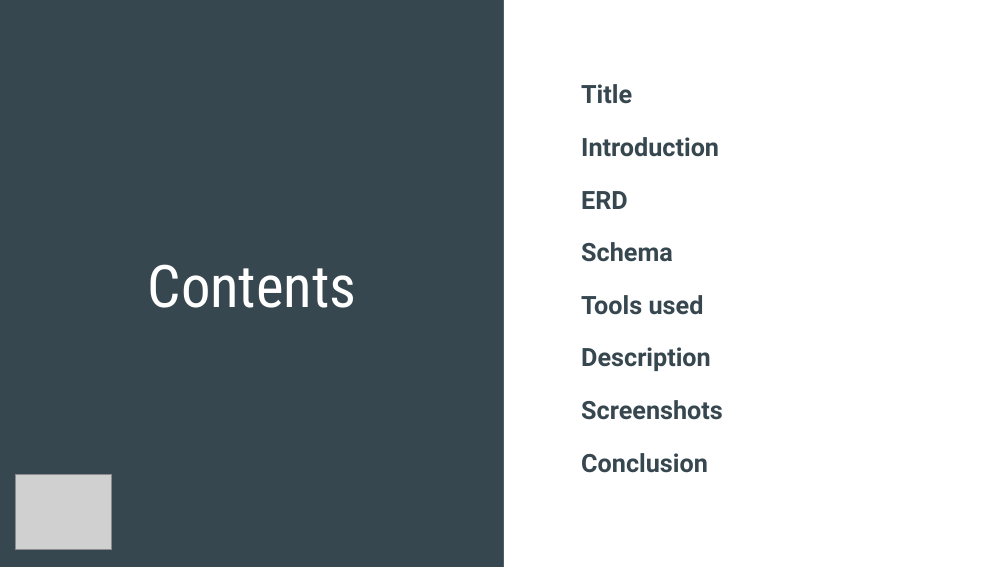
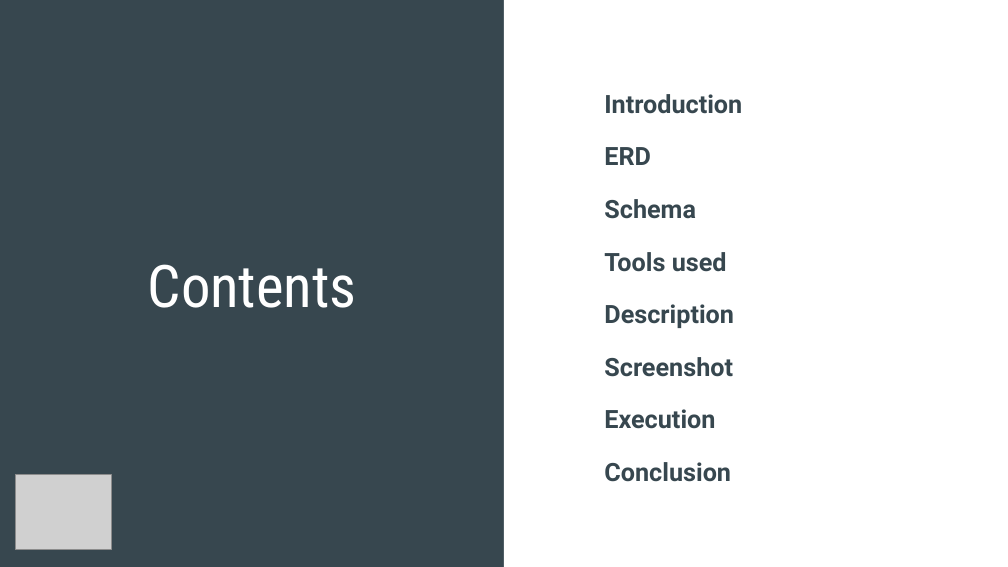
Before and after one commit to Raghuvorkady/Dbms-Mini-Project, a slide deck: slide 2 of PPT/DBMS project ppt.pptx. Drawn at 1008x567 pixels with LibreOffice and Linux fonts; fonts in the diff are those of the drawing; grey boxes stand for pictures. Boxes give left, top, right and bottom in pixels: in the first picture for what was removed or moved away, otherwise in the second. Text is boxed around its words. In the diff, an @@ line names an element or a change of style, - is before the commit and + after.

```diff
--- a/PPT/DBMS project ppt.pptx
+++ b/PPT/DBMS project ppt.pptx
@@ text "Introduction": place and size @@
-text "Introduction" at bbox=[581, 84, 723, 473]
+text "Introduction" at bbox=[604, 94, 742, 482]
@@ text at bbox=[581, 84, 632, 104]: paragraph removed @@
-Title
@@ text at bbox=[604, 357, 733, 429]: text changed @@
-Screenshots
+Screenshot
+Execution
```
Also in this commit, not shown: 6 other slides changed, 6 other files.
